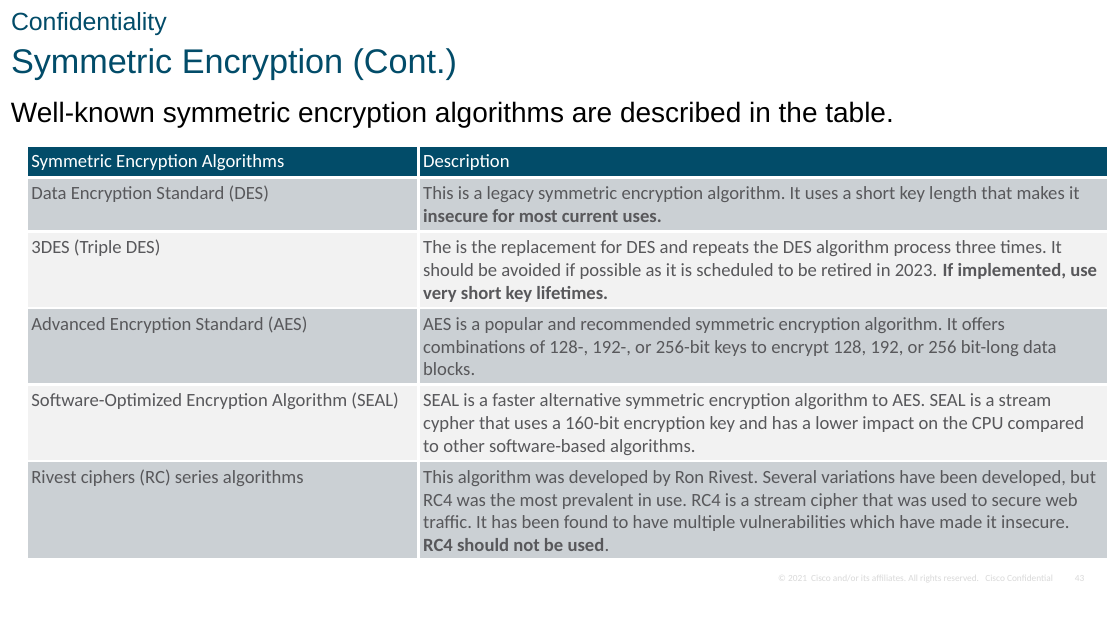
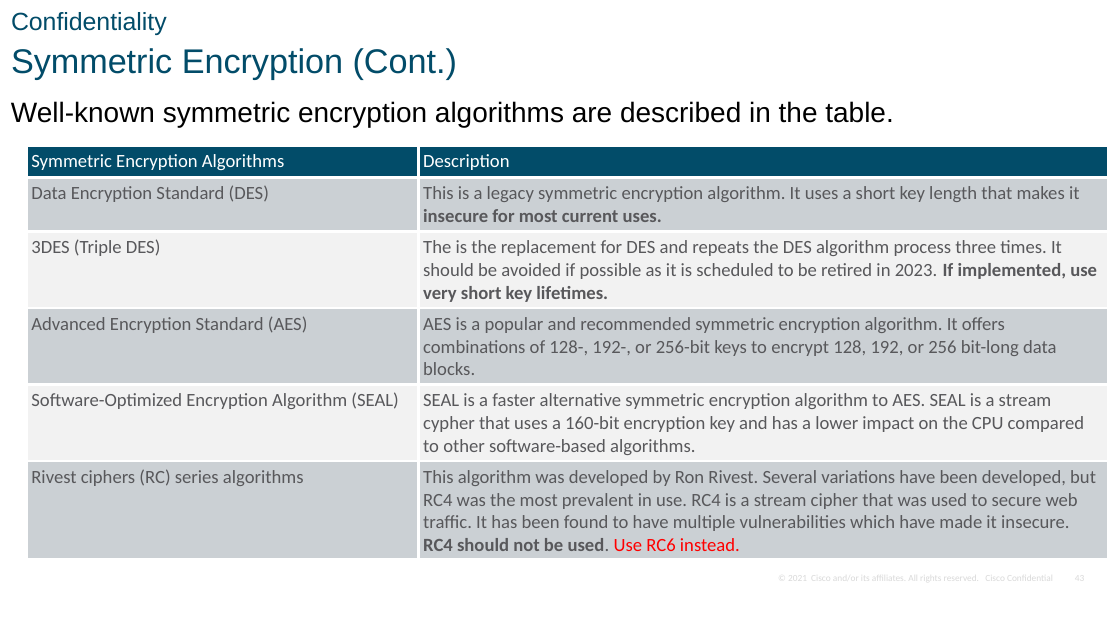
Before and after one commit to jb23lm87/NS, a slide deck: slide 43 of NS - Module 15-17.pptx. Drawn at 1120x630 pixels with LibreOffice and Linux fonts; fonts in the diff are those of the drawing; background and template pictures are left out. Boxes give left, top, right and bottom in pixels: in the first picture for what was removed or moved away, otherwise in the second. Text is boxed around its words. In the diff, an @@ line names an element or a change of style, - is before the commit and + after.

```diff
--- a/NS - Module 15-17.pptx
+++ b/NS - Module 15-17.pptx
@@ table at bbox=[27, 146, 1109, 560] @@
-row 6, column 2: This algorithm was developed by Ron Rivest. Several variations have been developed, but RC4 was the most prevalent in use. RC4 is a stream cipher that was used to secure web traffic. It has been found to have multiple vulnerabilities which have made it insecure. RC4 should not be used.
+row 6, column 2: This algorithm was developed by Ron Rivest. Several variations have been developed, but RC4 was the most prevalent in use. RC4 is a stream cipher that was used to secure web traffic. It has been found to have multiple vulnerabilities which have made it insecure. RC4 should not be used. Use RC6 instead.
```
